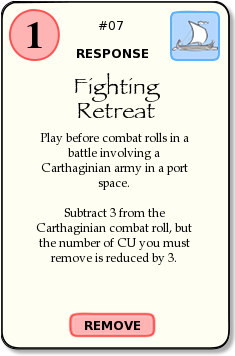
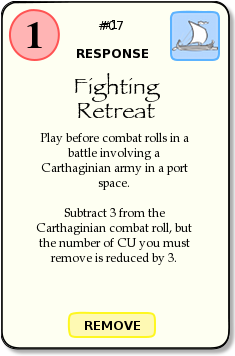
The second 235 × 356 image is a revision of the first. Changes to its layers:
moved "remove" above "text", painted on it over box(67, 20, 156, 338)
